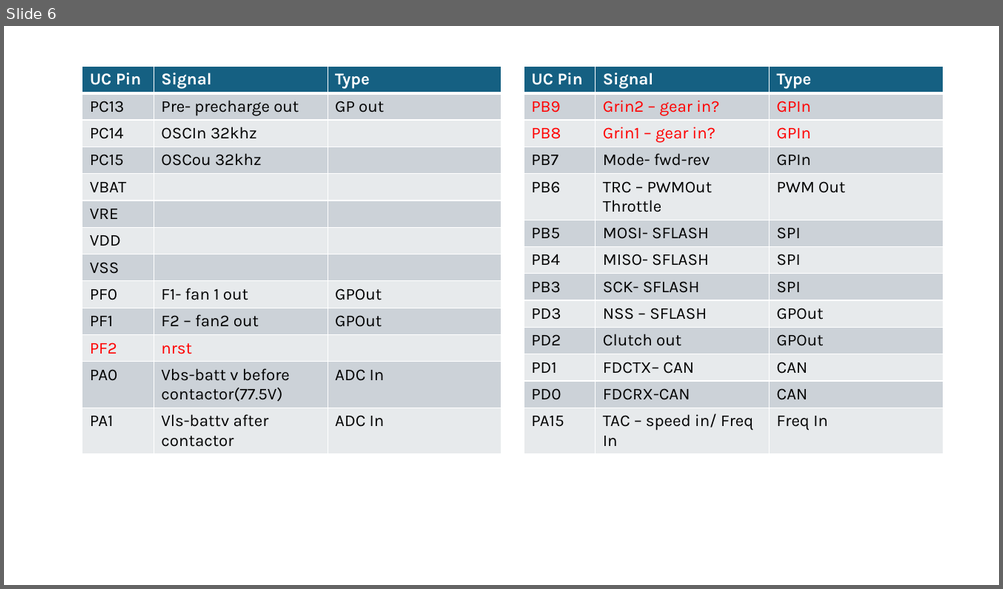
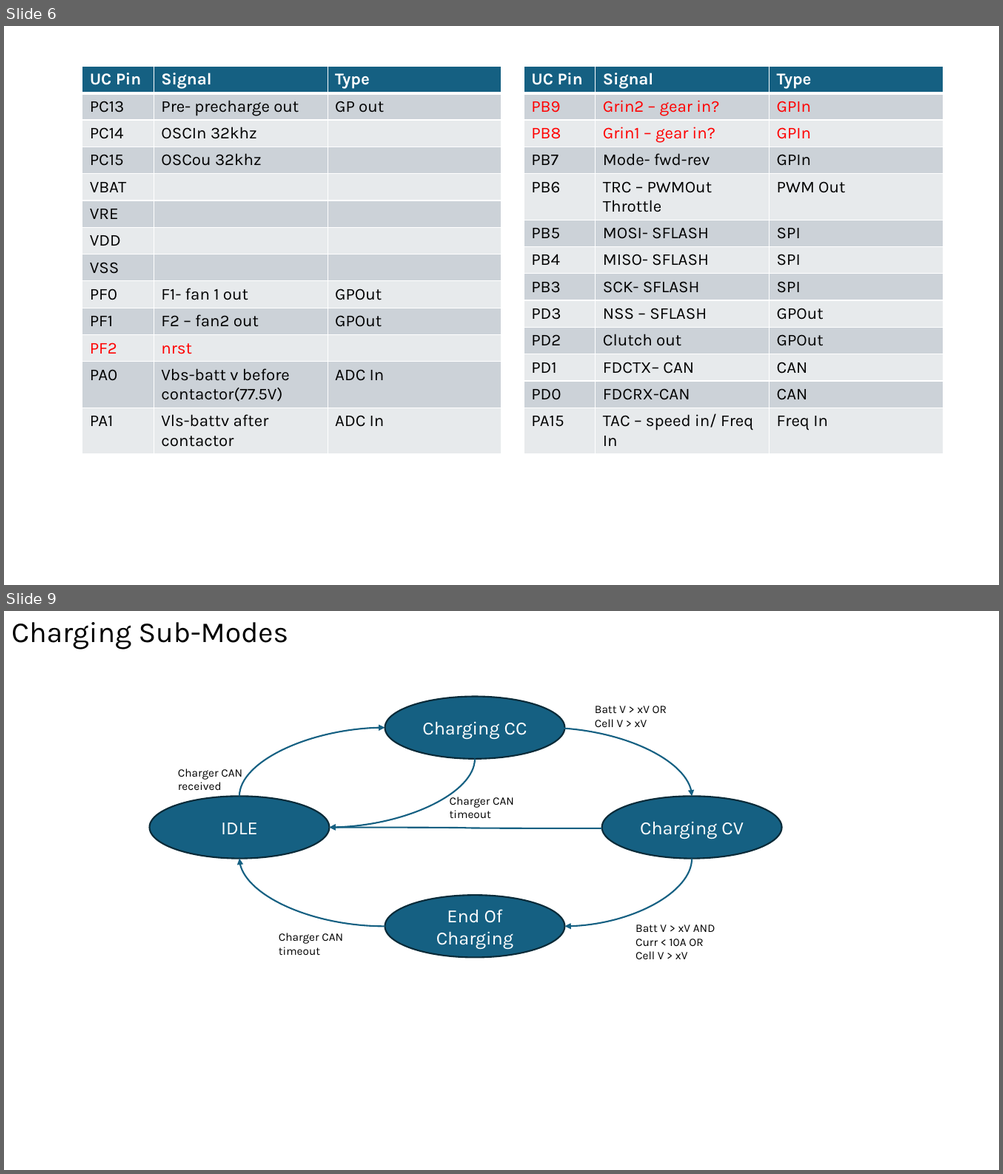
Before and after one commit to grevolserver/Documents, a slide deck: Grevol-VCU.pptx. Shown one above the other, each under a label of ours: slide 6 before the commit, slides 6 and 9 after it; the slides between them are not shown. The pictures are 1003x589 and 1003x1174 pixels, drawn with LibreOffice and Linux fonts; fonts in the diff are those of the drawing. Boxes give left, top, right and bottom in pixels: in the first picture for what was removed or moved away, otherwise in the second. Text is boxed around its words. In the diff, an @@ line names an element or a change of style, - is before the commit and + after.

```diff
--- a/Grevol-VCU.pptx
+++ b/Grevol-VCU.pptx
@@ slide 9 added at box(4, 611, 999, 1170), background #FFFFFF @@
@@ text added at box(11, 622, 289, 649), 28 pt, text #000000 @@
+Charging Sub-Modes
@@ group added at box(150, 697, 782, 960): 6 curved arrows, 5 texts, 4 ellipses @@
+IDLE
+Charger CAN received
+Charging CC
+Charging CV
+End Of Charging
+Batt V > xV OR Cell V > xV
+Batt V > xV AND Curr < 10A OR Cell V > xV
+Charger CAN timeout
+Charger CAN timeout
```
Also in this commit, not shown: 4 slides changed, 2 other slides added, 1 slide removed, 1 other file.
